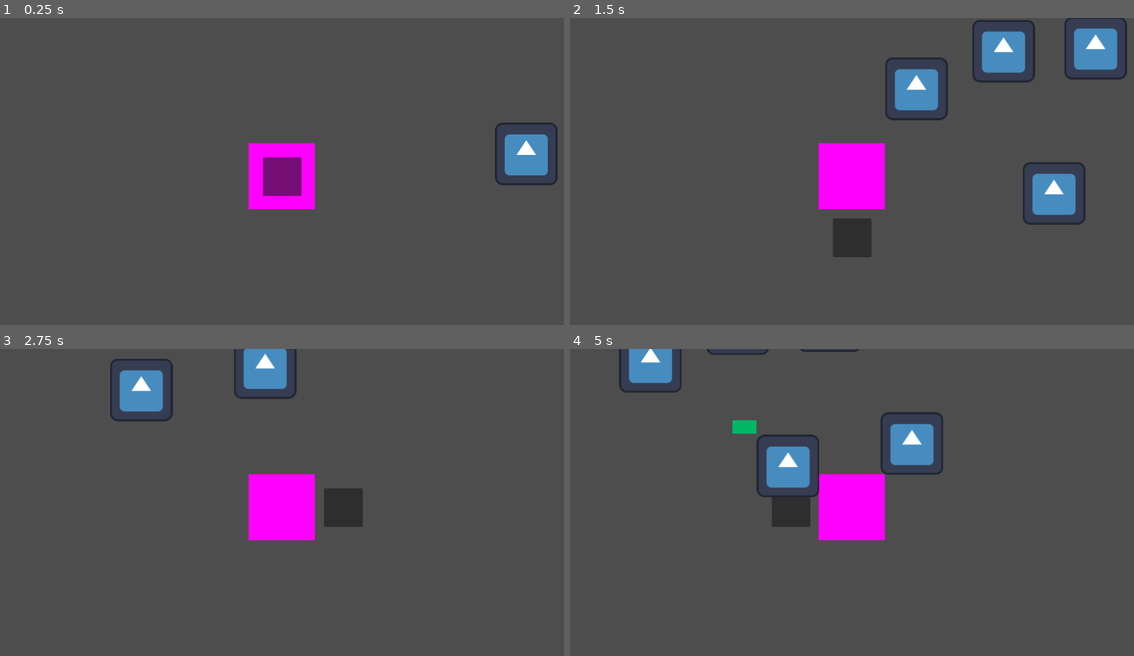
Above: before the commit, frames 1-4 (two rows, left to right).
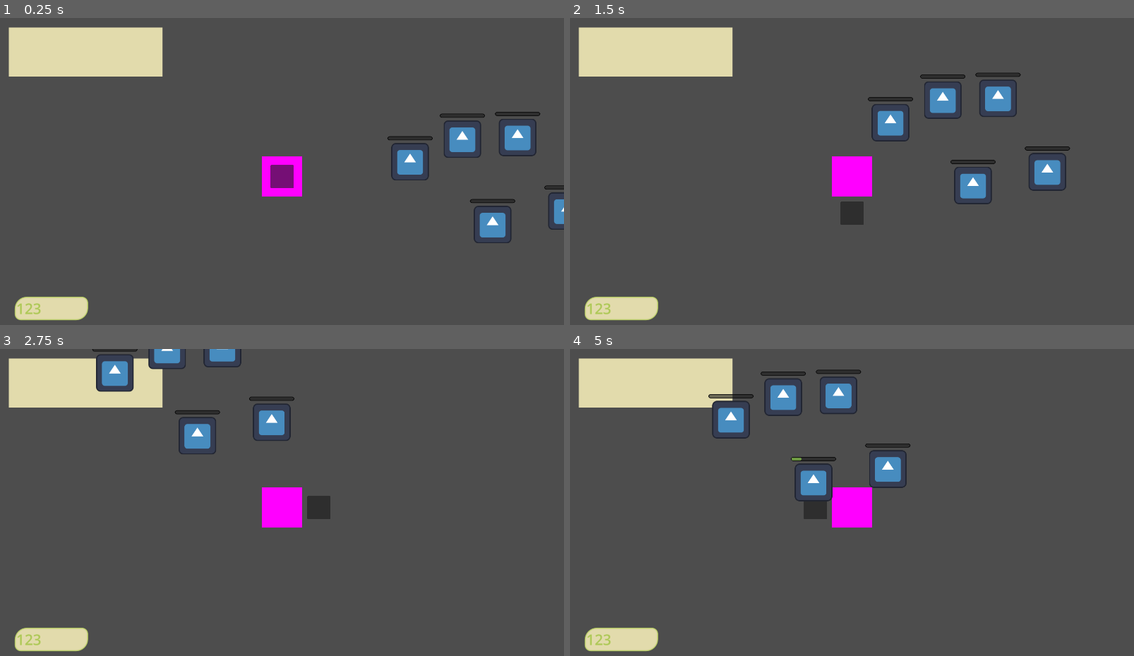
Above: after the commit, the same moments.

Repository: ThermobladeStudios/BambooBytes
Game: Godot game, scene res://world_map.tscn
Same seed, same stepped clock (60 frames per second), same inputs: the game is played once before the commit and once after it. The engine's default icon, where the game draws it, is replaced by a stand-in: a white triangle on a blue panel in a dark square.
Inputs:
- Up to frame 1 (0.25 s): no input
- Up to frame 2 (1.5 s): tap Enter at 0.5 s; hold D (Right) 0.53-1.28 s; hold Shift (Sprint) 0.53-1.28 s; tap Space at 1.25 s; hold S (Down) from 1.28 s (still down); tap Shift (Sprint) at 1.35 s
- Up to frame 3 (2.75 s): release S (Down) at 2.03 s; hold D (Right) from 2.03 s (still down); hold Shift (Sprint) from 2.03 s (still down)
- Up to frame 4 (5 s): release D (Right) at 2.78 s; release Shift (Sprint) at 2.78 s; hold W (Up) 2.78-3.53 s; tap Shift (Sprint) at 2.85, 4.35 s; tap Enter at 3.5 s; hold Shift (Sprint) 3.53-4.28 s; hold A (Left) from 3.53 s (still down); tap Space at 4.25 s

The runs differ from the first frame. In frame 1, 11% of the frame differs, in the area x 1-100%, y 2-99%; in frame 2, 15%, in the area x 1-99%, y 0-99%; in frame 3, 11%; in frame 4, 13%.

Commit message:
Added GUI and updated bamboo
- Added a bamboo counter (Still needs to be programmed)
- Updated bamboo progress bar
- Created a theme for all GUI elements
- Fixed positioning of nodes for bamboo
- Increased windows size
- Set game to run fullscreen

Diff:
--- /dev/null
+++ b/BambooBytes/GUI.tscn
@@ -0,0 +1,33 @@
+[gd_scene load_steps=2 format=3 uid="uid://qao2030pgiqi"]
+
+[ext_resource type="Theme" uid="uid://dmpocjixr1jt6" path="res://Theme/BambooBytes.tres" id="2_mcmdj"]
+
+[node name="GUI" type="Control"]
+layout_mode = 3
+anchors_preset = 15
+anchor_right = 1.0
+anchor_bottom = 1.0
+grow_horizontal = 2
+grow_vertical = 2
+
+[node name="BambooCount" type="Label" parent="."]
+layout_mode = 1
+anchors_preset = -1
+anchor_top = 1.0
+anchor_bottom = 1.0
+offset_left = 50.0
+offset_top = -130.0
+offset_right = 300.0
+offset_bottom = -50.0
+grow_horizontal = 0
+theme = ExtResource("2_mcmdj")
+text = "123"
+vertical_alignment = 1
+
+[node name="InfoPanel" type="Panel" parent="."]
+layout_mode = 0
+offset_left = 30.0
+offset_top = 33.0
+offset_right = 554.0
+offset_bottom = 200.0
+theme = ExtResource("2_mcmdj")
--- a/BambooBytes/Player/Player.gd
+++ b/BambooBytes/Player/Player.gd
@@ -5,12 +5,10 @@
 
 var strength = 5
 
-func _process(delta):
+func _physics_process(delta):
 	var input_direction = Vector2(Input.get_action_strength("Right") - Input.get_action_strength("Left") , Input.get_action_strength("Down") - Input.get_action_strength("Up"))
 	if(input_direction != Vector2.ZERO):
 		collision.position = input_direction * 125
-
-
 
 	if(Input.is_action_pressed("Sprint")):
 		speed=1000
--- /dev/null
+++ b/BambooBytes/Theme/BambooBytes.tres
@@ -0,0 +1,48 @@
+[gd_resource type="Theme" load_steps=5 format=3 uid="uid://dmpocjixr1jt6"]
+
+[sub_resource type="StyleBoxFlat" id="StyleBoxFlat_250l4"]
+bg_color = Color(0.886275, 0.858824, 0.67451, 1)
+border_width_left = 5
+border_width_top = 5
+border_width_right = 5
+border_width_bottom = 5
+border_color = Color(0.682353, 0.788235, 0.341176, 1)
+border_blend = true
+corner_radius_top_left = 40
+corner_radius_top_right = 20
+corner_radius_bottom_right = 40
+corner_radius_bottom_left = 20
+
+[sub_resource type="StyleBoxFlat" id="StyleBoxFlat_sbsuv"]
+bg_color = Color(0.886275, 0.858824, 0.67451, 1)
+
+[sub_resource type="StyleBoxFlat" id="StyleBoxFlat_4ixog"]
+bg_color = Color(0.0980392, 0.0980392, 0.0980392, 0.592157)
+border_width_left = 2
+border_width_top = 2
+border_width_right = 2
+border_width_bottom = 2
+border_color = Color(0.0392157, 0.0392157, 0.0392157, 1)
+corner_radius_top_left = 15
+corner_radius_top_right = 15
+corner_radius_bottom_right = 15
+corner_radius_bottom_left = 15
+expand_margin_left = 2.0
+expand_margin_top = 2.0
+expand_margin_right = 2.0
+expand_margin_bottom = 2.0
+
+[sub_resource type="StyleBoxFlat" id="StyleBoxFlat_ptw3g"]
+bg_color = Color(0.431373, 0.603922, 0.258824, 1)
+corner_radius_top_left = 15
+corner_radius_top_right = 15
+corner_radius_bottom_right = 15
+corner_radius_bottom_left = 15
+
+[resource]
+Label/colors/font_color = Color(0.682353, 0.788235, 0.341176, 1)
+Label/font_sizes/font_size = 50
+Label/styles/normal = SubResource("StyleBoxFlat_250l4")
+Panel/styles/panel = SubResource("StyleBoxFlat_sbsuv")
+ProgressBar/styles/background = SubResource("StyleBoxFlat_4ixog")
+ProgressBar/styles/fill = SubResource("StyleBoxFlat_ptw3g")
--- a/BambooBytes/World Objects/bamboo.tscn
+++ b/BambooBytes/World Objects/bamboo.tscn
@@ -1,7 +1,8 @@
-[gd_scene load_steps=8 format=3 uid="uid://de42f5ojp3ke0"]
+[gd_scene load_steps=6 format=3 uid="uid://de42f5ojp3ke0"]
 
 [ext_resource type="Texture2D" uid="uid://lv573eiicqpt" path="res://icon.svg" id="1_4pjnd"]
 [ext_resource type="Script" path="res://World Objects/bamboo.gd" id="1_lu5k4"]
+[ext_resource type="Theme" uid="uid://dmpocjixr1jt6" path="res://Theme/BambooBytes.tres" id="3_pao7u"]
 
 [sub_resource type="RectangleShape2D" id="RectangleShape2D_mbx12"]
 size = Vector2(127, 127)
@@ -9,42 +10,32 @@
 [sub_resource type="CircleShape2D" id="CircleShape2D_a3f4a"]
 radius = 91.022
 
-[sub_resource type="Theme" id="Theme_n3lqq"]
-
-[sub_resource type="StyleBoxFlat" id="StyleBoxFlat_j8c0h"]
-bg_color = Color(0.662745, 0.560784, 0.678431, 0)
-
-[sub_resource type="StyleBoxFlat" id="StyleBoxFlat_g0ucb"]
-bg_color = Color(0, 0.717647, 0.4, 1)
-
 [node name="Bamboo" type="StaticBody2D"]
-position = Vector2(22, 11)
 script = ExtResource("1_lu5k4")
 
 [node name="CollisionShape2D" type="CollisionShape2D" parent="."]
-position = Vector2(62.5, 3.5)
 shape = SubResource("RectangleShape2D_mbx12")
 
 [node name="Sprite2D" type="Sprite2D" parent="."]
-position = Vector2(63, 4)
 texture = ExtResource("1_4pjnd")
 
 [node name="Area2D" type="Area2D" parent="."]
 
 [node name="CollisionShape2D" type="CollisionShape2D" parent="Area2D"]
-position = Vector2(63, 2)
 shape = SubResource("CircleShape2D_a3f4a")
 
 [node name="Timer" type="Timer" parent="."]
 
 [node name="ChopProgress" type="ProgressBar" parent="."]
-offset_left = -50.0
-offset_top = -89.0
-offset_right = 175.0
-offset_bottom = -62.0
-theme = SubResource("Theme_n3lqq")
-theme_override_styles/background = SubResource("StyleBoxFlat_j8c0h")
-theme_override_styles/fill = SubResource("StyleBoxFlat_g0ucb")
+anchors_preset = -1
+anchor_left = 0.5
+anchor_right = 0.5
+offset_left = -75.0
+offset_top = -85.0
+offset_right = 75.0
+offset_bottom = -75.0
+grow_horizontal = 2
+theme = ExtResource("3_pao7u")
 value = 50.0
 show_percentage = false
 
--- a/BambooBytes/project.godot
+++ b/BambooBytes/project.godot
@@ -18,6 +18,12 @@
 [audio]
 
 driver/enable_input=true
+
+[display]
+
+window/size/viewport_width=1920
+window/size/viewport_height=1080
+window/size/mode=3
 
 [input]
 
--- a/BambooBytes/world_map.tscn
+++ b/BambooBytes/world_map.tscn
@@ -1,8 +1,9 @@
-[gd_scene load_steps=4 format=3 uid="uid://mnn5g6w357kh"]
+[gd_scene load_steps=5 format=3 uid="uid://mnn5g6w357kh"]
 
 [ext_resource type="PackedScene" uid="uid://nie7s6lxy6mj" path="res://Player/Player.tscn" id="1_jf1yx"]
 [ext_resource type="AudioStream" uid="uid://cxic7tjfpwcht" path="res://Assets/Music/onlymp3.to-Zelda-_-Chill-_-Minuet-of-Forest-_Mikel-Lofi-Remix_-2LKLzLZfCWg-256k-1656789788888.ogg" id="2_avsyx"]
 [ext_resource type="PackedScene" uid="uid://de42f5ojp3ke0" path="res://World Objects/bamboo.tscn" id="3_lclw5"]
+[ext_resource type="PackedScene" uid="uid://qao2030pgiqi" path="res://GUI.tscn" id="4_ikdba"]
 
 [node name="World Map" type="Node2D"]
 
@@ -10,10 +11,14 @@
 
 [node name="Camera2D" type="Camera2D" parent="Player"]
 
-[node name="AudioStreamPlayer" type="AudioStreamPlayer" parent="."]
-stream = ExtResource("2_avsyx")
-autoplay = true
-mix_target = 2
+[node name="Control" parent="Player/Camera2D" instance=ExtResource("4_ikdba")]
+anchors_preset = -1
+anchor_left = 1.0
+anchor_top = 1.0
+offset_left = -960.0
+offset_top = -540.0
+offset_right = 960.0
+offset_bottom = 540.0
 
 [node name="Testing Collision" type="Node2D" parent="."]
 position = Vector2(541, 60)
@@ -32,3 +37,8 @@
 
 [node name="Bamboo5" parent="Testing Collision" instance=ExtResource("3_lclw5")]
 position = Vector2(73, -187)
+
+[node name="AudioStreamPlayer" type="AudioStreamPlayer" parent="."]
+stream = ExtResource("2_avsyx")
+autoplay = true
+mix_target = 2
